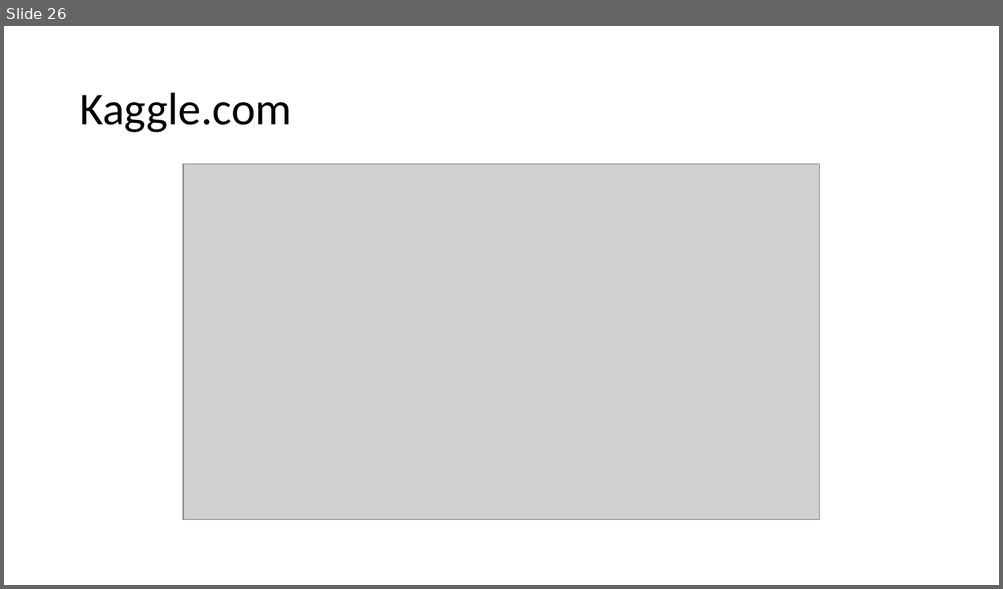
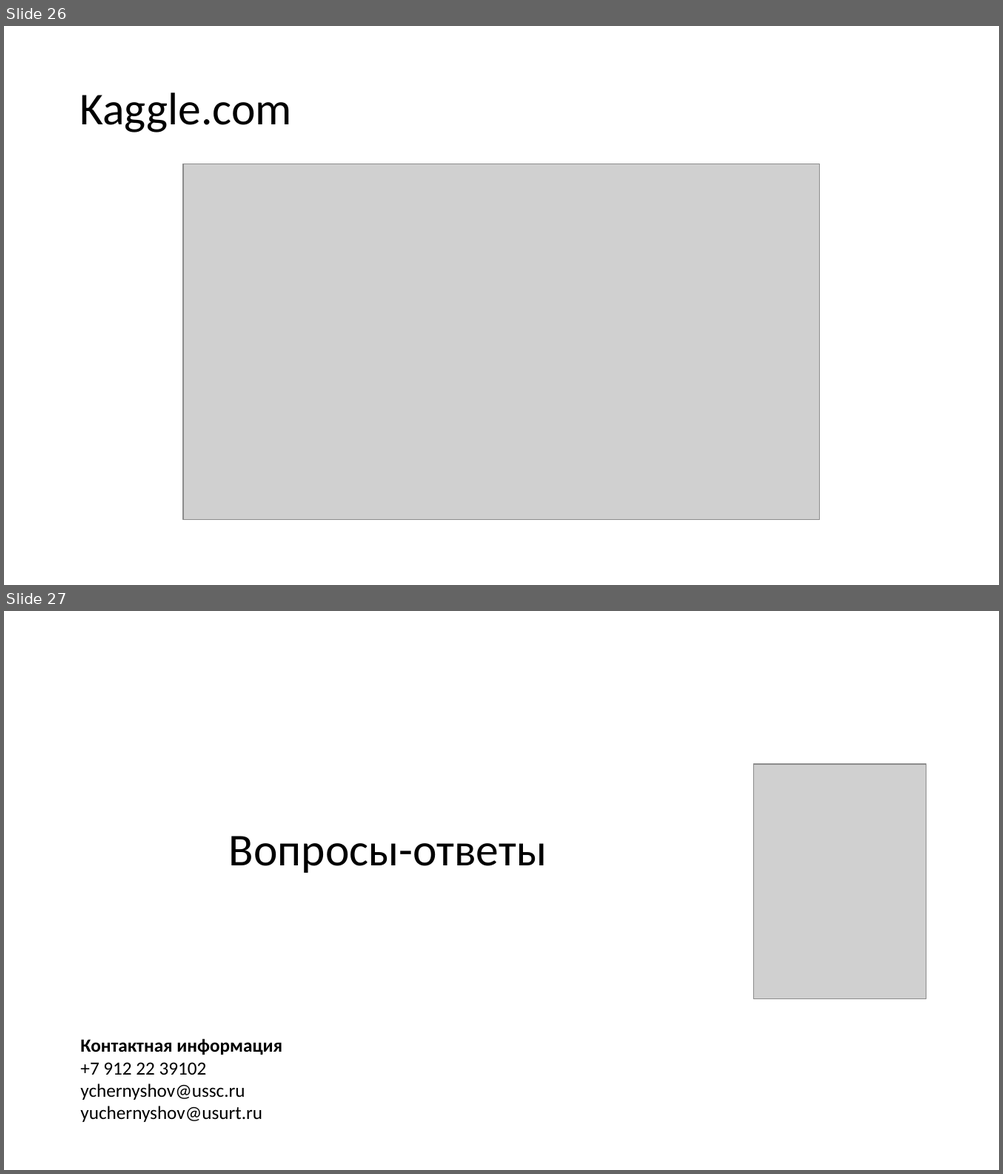
Before and after one commit to CyberLympha/AI-for-IS-Course, a slide deck: Примеры/Лекции/ИИ в ИБ.ppt. Shown one above the other, each under a label of ours: slide 26 before the commit, slides 26 and 27 after it. The pictures are 1003x589 and 1003x1174 pixels, drawn with LibreOffice and Linux fonts; fonts in the diff are those of the drawing; grey boxes stand for pictures; background and template pictures are left out. Boxes give left, top, right and bottom in pixels: in the first picture for what was removed or moved away, otherwise in the second. Text is boxed around its words. In the diff, an @@ line names an element or a change of style, - is before the commit and + after.

```diff
--- a/Примеры/Лекции/ИИ в ИБ.ppt
+++ b/Примеры/Лекции/ИИ в ИБ.ppt
@@ slide 27 added at bbox=[4, 611, 999, 1170], background #FFFFFF @@
@@ picture added at bbox=[754, 764, 925, 999] @@
@@ title added at bbox=[229, 836, 546, 873], 44 pt, text #000000 @@
+Вопросы-ответы
@@ text added at bbox=[80, 1039, 282, 1122], 18 pt, text #000000 @@
+Контактная информация
++7 912 22 39102
+ychernyshov@ussc.ru
+yuchernyshov@usurt.ru
```
Also in this commit, not shown: 1 slide changed, 9 other files.
